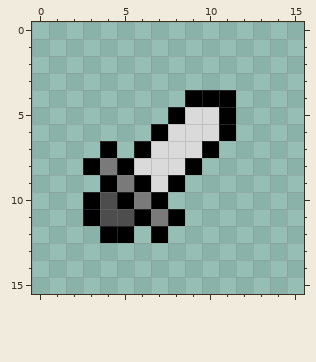
A pixel-art sprite gets an edit: TCC2024/images/inventory/small_sword.png. The first picture shows the starting point.
The file is 64x64 pixels, drawn in blocks of 4x4; one block is one cell here.
Once edited:
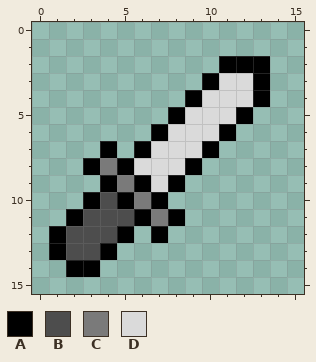
Palette (. is transparent): A #000000  B #4d4d4d  C #7a7a7a  D #dadada
Diff:
@@ x 8..15 @@
  1 ........
- 2 ........
- 3 ........
- 4 .AAA....
- 5 ADDA....
+ 2 ...AAA..
+ 3 ..ADDA..
+ 4 .ADDDA..
+ 5 ADDDA...
  6 DDDA....
@@ x 0..6 @@
 10 ...ABAC
-11 ...ABBA
-12 ....AA.
-13 .......
-14 .......
+11 ..ABBBA
+12 .ABBBA.
+13 .ABBA..
+14 ..AA...
 15 .......
